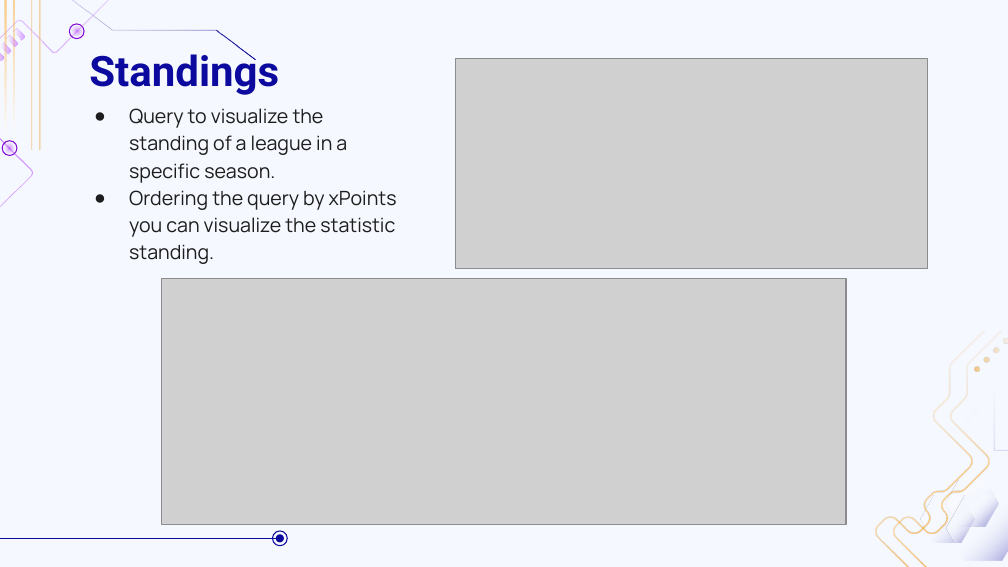
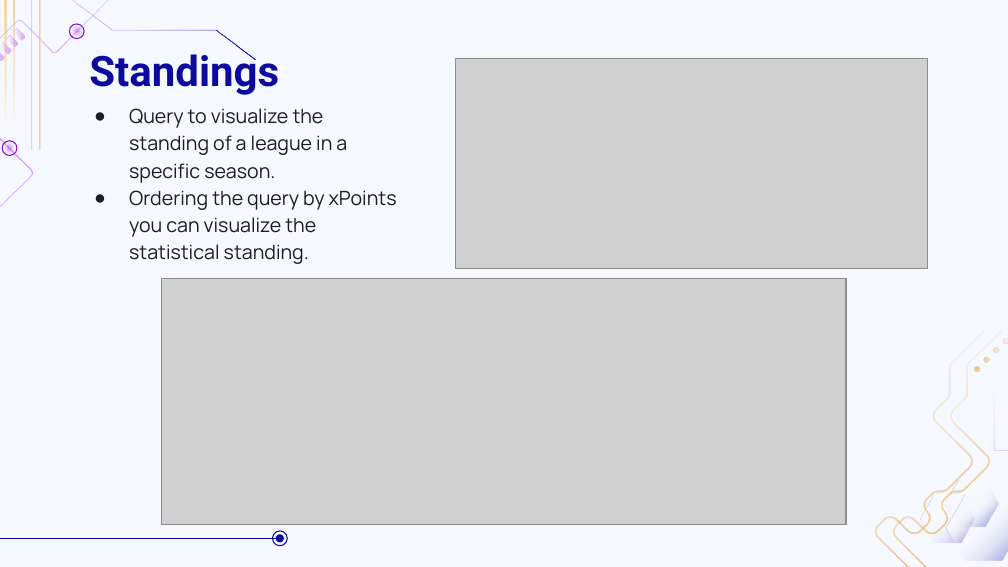
Before and after one commit to MarcoGasparini00/DataCrafters, a slide deck: slide 24 of presentation/DB2.pptx. Drawn at 1008x567 pixels with LibreOffice and Linux fonts; fonts in the diff are those of the drawing; grey boxes stand for pictures; background and template pictures are left out. Boxes give left, top, right and bottom in pixels: in the first picture for what was removed or moved away, otherwise in the second. Text is boxed around its words. In the diff, an @@ line names an element or a change of style, - is before the commit and + after.

Commit message:
MG minor fixes

```diff
--- a/presentation/DB2.pptx
+++ b/presentation/DB2.pptx
@@ subtitle at bbox=[129, 190, 397, 264]: text changed @@
-● Ordering the query by xPoints you can visualize the statistic standing.
+● Ordering the query by xPoints you can visualize the statistical standing.
```
Also in this commit, not shown: 1 other slide changed.
